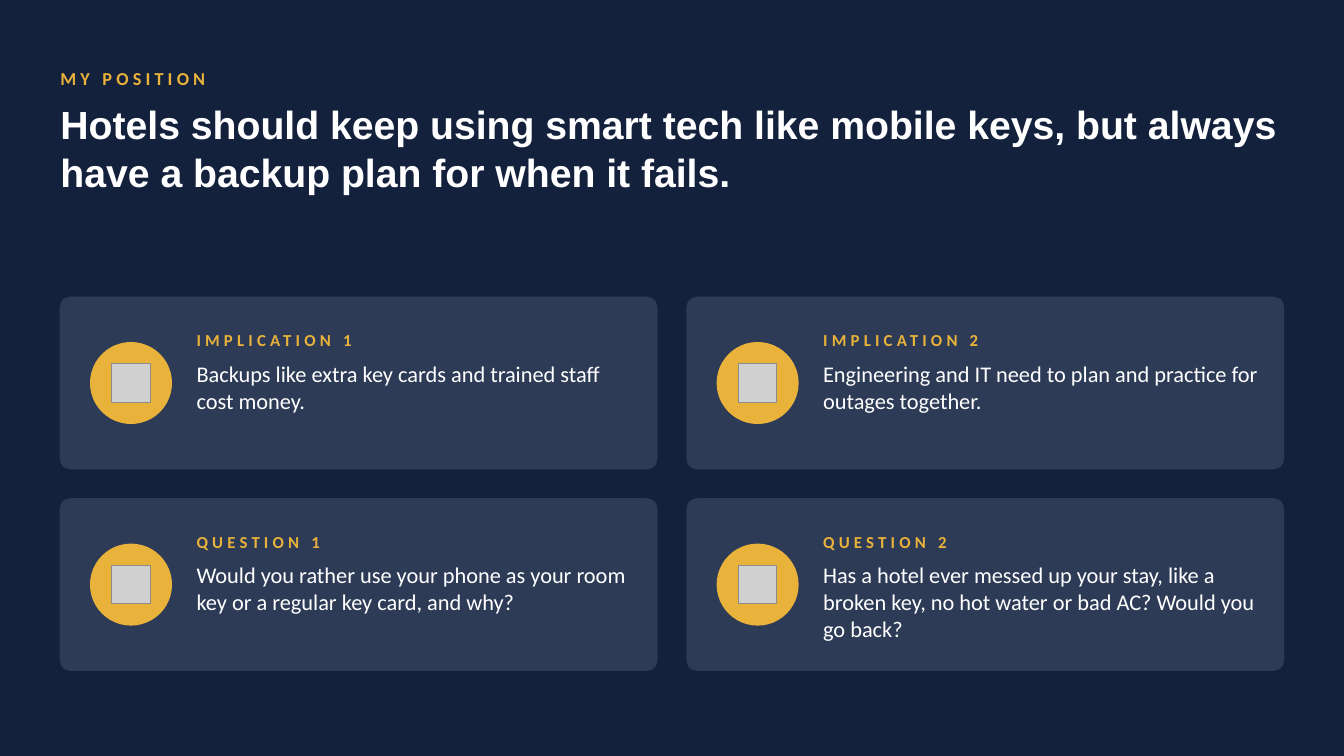
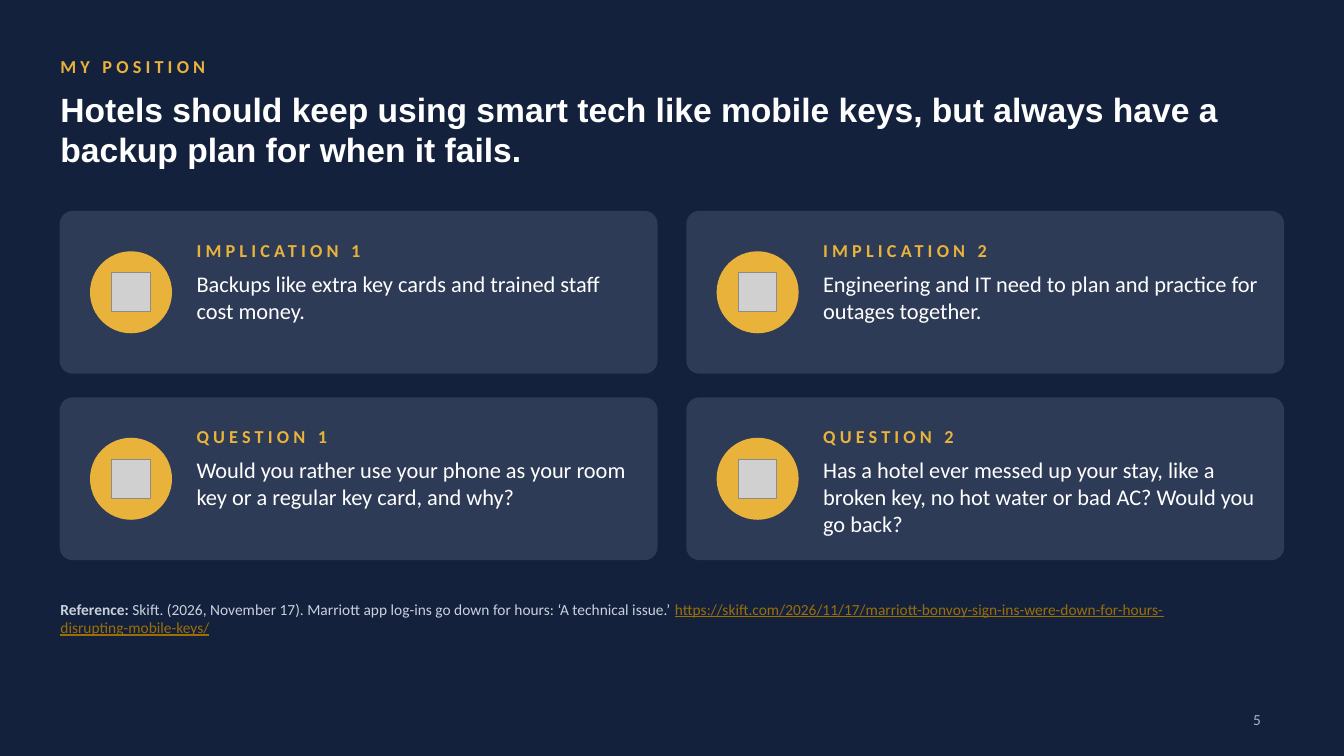
Before and after one commit to Hsattar123/hsattar, a slide deck: slide 5 of Facility Engineering - Version A (Marriott Mobile Key Outage).pptx (slide 6 before the commit). Drawn at 1344x756 pixels with LibreOffice and Linux fonts; fonts in the diff are those of the drawing; grey boxes stand for pictures. Boxes give left, top, right and bottom in pixels: in the first picture for what was removed or moved away, otherwise in the second. Text is boxed around its words. In the diff, an @@ line names an element or a change of style, - is before the commit and + after.

```diff
--- a/Facility Engineering - Version A (Marriott Mobile Key Outage).pptx
+++ b/Facility Engineering - Version A (Marriott Mobile Key Outage).pptx
@@ text "MY POSITION": place and size @@
-text "MY POSITION" at <box>60,73,205,85</box>
+text "MY POSITION" at <box>60,61,205,73</box>
@@ text "Hotels should keep using smart ...": place and size @@
-text "Hotels should keep using smart ..." at <box>60,110,1276,195</box>
+text "Hotels should keep using smart ..." at <box>60,97,1218,169</box>
@@ text "Hotels should keep using smart ..." at <box>60,97,1218,169</box>: size 28 to 24 pt @@
@@ rounded rectangle: place and size @@
-rounded rectangle at <box>60,297,657,469</box>
+rounded rectangle at <box>60,212,657,373</box>
@@ rounded rectangle: place and size @@
-rounded rectangle at <box>688,297,1285,469</box>
+rounded rectangle at <box>688,212,1285,373</box>
@@ 4 texts, 2 pictures, 2 ellipses: place and size @@
-4 texts, 2 pictures, 2 ellipses at <box>91,335,1258,423</box>
+4 texts, 2 pictures, 2 ellipses at <box>91,245,1258,333</box>
@@ rounded rectangle: place and size @@
-rounded rectangle at <box>60,499,657,670</box>
+rounded rectangle at <box>60,398,657,560</box>
@@ proportions changed in 4 elements at <box>60,212,657,373</box>, <box>688,212,1285,373</box>, <box>60,398,657,560</box>, <box>688,398,1285,560</box> @@
@@ rounded rectangle: place and size @@
-rounded rectangle at <box>688,499,1285,670</box>
+rounded rectangle at <box>688,398,1285,560</box>
@@ 4 texts, 2 pictures, 2 ellipses: place and size @@
-4 texts, 2 pictures, 2 ellipses at <box>91,537,1254,641</box>
+4 texts, 2 pictures, 2 ellipses at <box>91,431,1254,536</box>
@@ size 12 to 13 pt in 4 elements at <box>351,245,360,257</box>, <box>978,245,987,257</box>, <box>197,431,327,446</box>, <box>823,431,953,446</box> @@
@@ text added at <box>60,604,1163,636</box>, 11 pt, text #9C6F06, underline @@
+Reference: Skift. (2026, November 17). Marriott app log-ins go down for hours: ‘A technical issue.’ https://skift.com/2026/11/17/marriott-bonvoy-sign-ins-were-down-for-hours-disrupting-mobile-keys/
@@ page number added at <box>1253,715,1261,725</box>, 11 pt, text #A9B3C4 @@
+5
```
Also in this commit, not shown: 2 other slides changed, 2 slides added, 3 slides removed, 3 other files.
